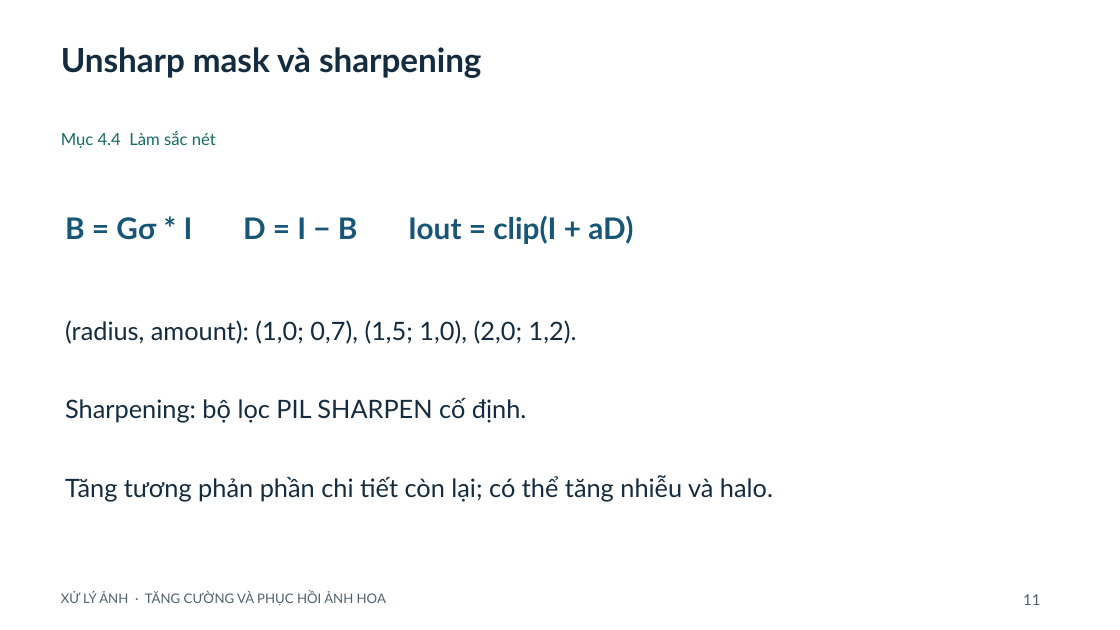
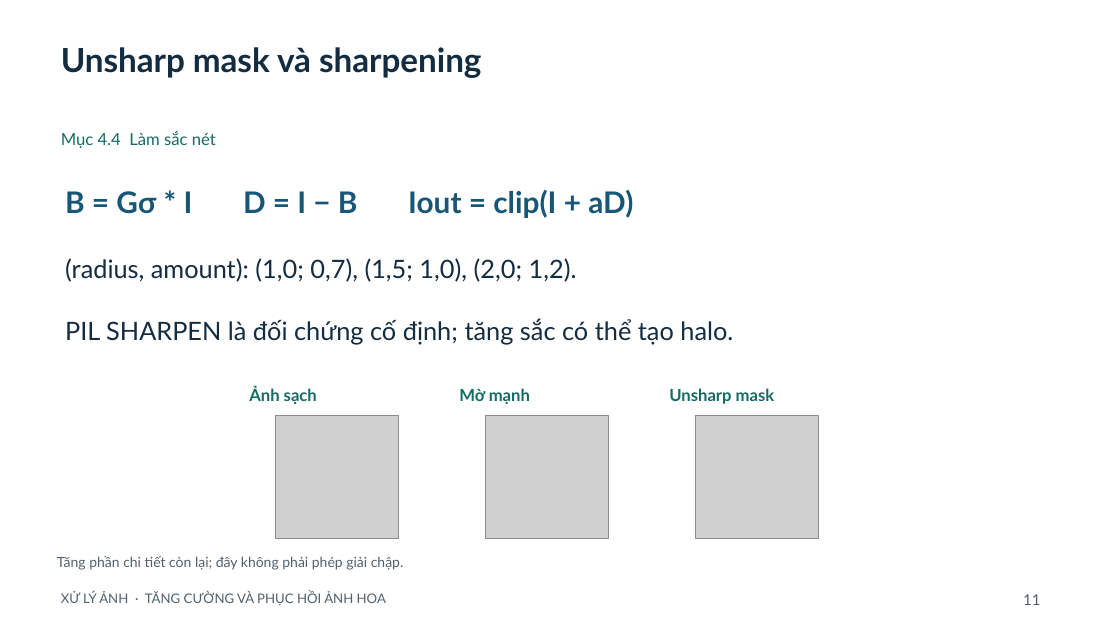
Before and after one commit to ngtd-2609/flower-image-restoration-cnn, a slide deck: slide 11 of docs/SLIDES_REVISED.pptx. Drawn at 1120x630 pixels with LibreOffice and Linux fonts; fonts in the diff are those of the drawing; grey boxes stand for pictures. Boxes give left, top, right and bottom in pixels: in the first picture for what was removed or moved away, otherwise in the second. Text is boxed around its words. In the diff, an @@ line names an element or a change of style, - is before the commit and + after.

```diff
--- a/docs/SLIDES_REVISED.pptx
+++ b/docs/SLIDES_REVISED.pptx
@@ text "B = Gσ * I ...": place and size @@
-text "B = Gσ * I ..." at bbox=[65, 216, 633, 244]
+text "B = Gσ * I ..." at bbox=[65, 190, 633, 218]
@@ text "(radius, amount): (1,0; 0,7), (1,5; ...": place and size @@
-text "(radius, amount): (1,0; 0,7), (1,5; ..." at bbox=[65, 320, 577, 344]
+text "(radius, amount): (1,0; 0,7), (1,5; ..." at bbox=[65, 258, 577, 282]
@@ text at bbox=[65, 318, 733, 344]: text changed @@
-Sharpening: bộ lọc PIL SHARPEN cố định.
+PIL SHARPEN là đối chứng cố định; tăng sắc có thể tạo halo.
@@ text added at bbox=[249, 387, 317, 404], 14.2 pt, text #146C64, bold @@
+Ảnh sạch
@@ text added at bbox=[459, 388, 530, 404], 14.2 pt, text #146C64, bold @@
+Mờ mạnh
@@ text added at bbox=[669, 388, 775, 404], 14.2 pt, text #146C64, bold @@
+Unsharp mask
@@ picture added at bbox=[276, 416, 398, 539] @@
@@ picture added at bbox=[486, 416, 608, 539] @@
@@ picture added at bbox=[696, 416, 818, 539] @@
@@ text at bbox=[57, 556, 404, 570]: text changed; size 21.8 to 12 pt; text colour #142C40 to #50616D @@
-Tăng tương phản phần chi tiết còn lại; có thể tăng nhiễu và halo.
+Tăng phần chi tiết còn lại; đây không phải phép giải chập.
```
Also in this commit, not shown: 18 other slides changed, 4 other files.
